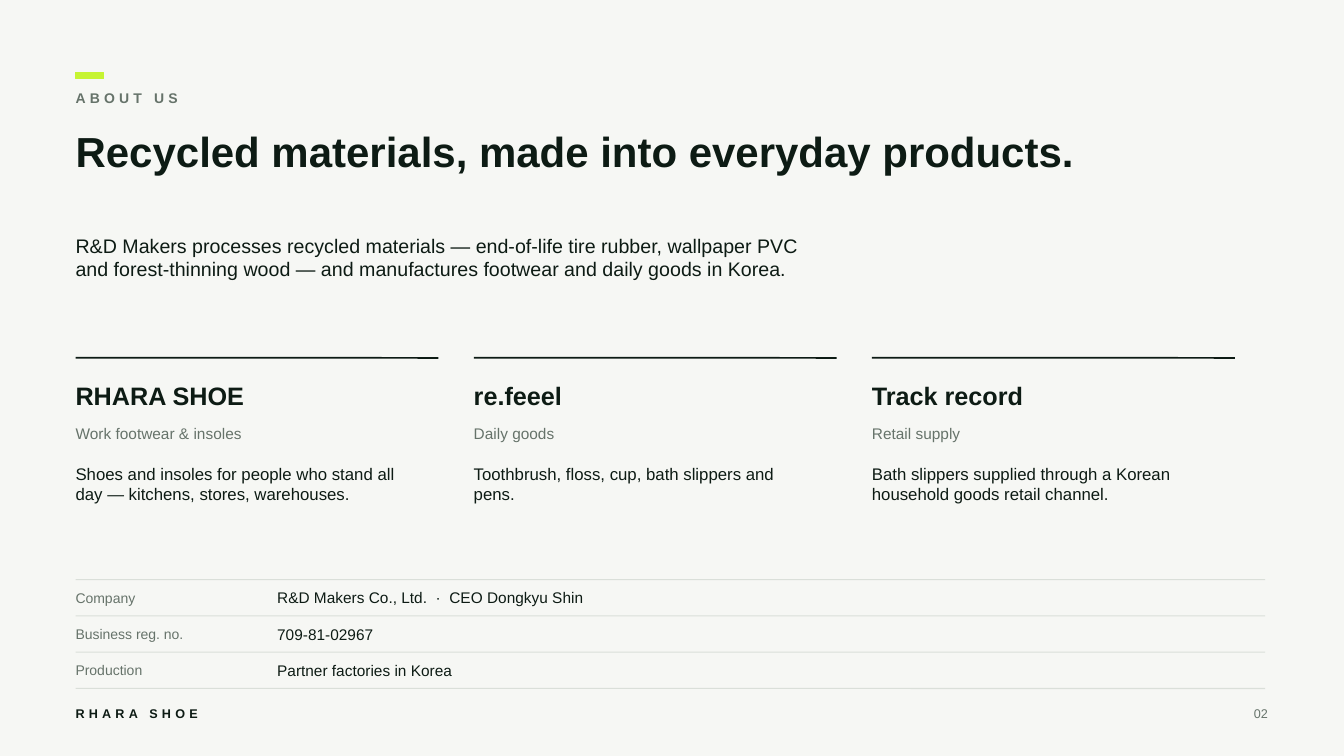
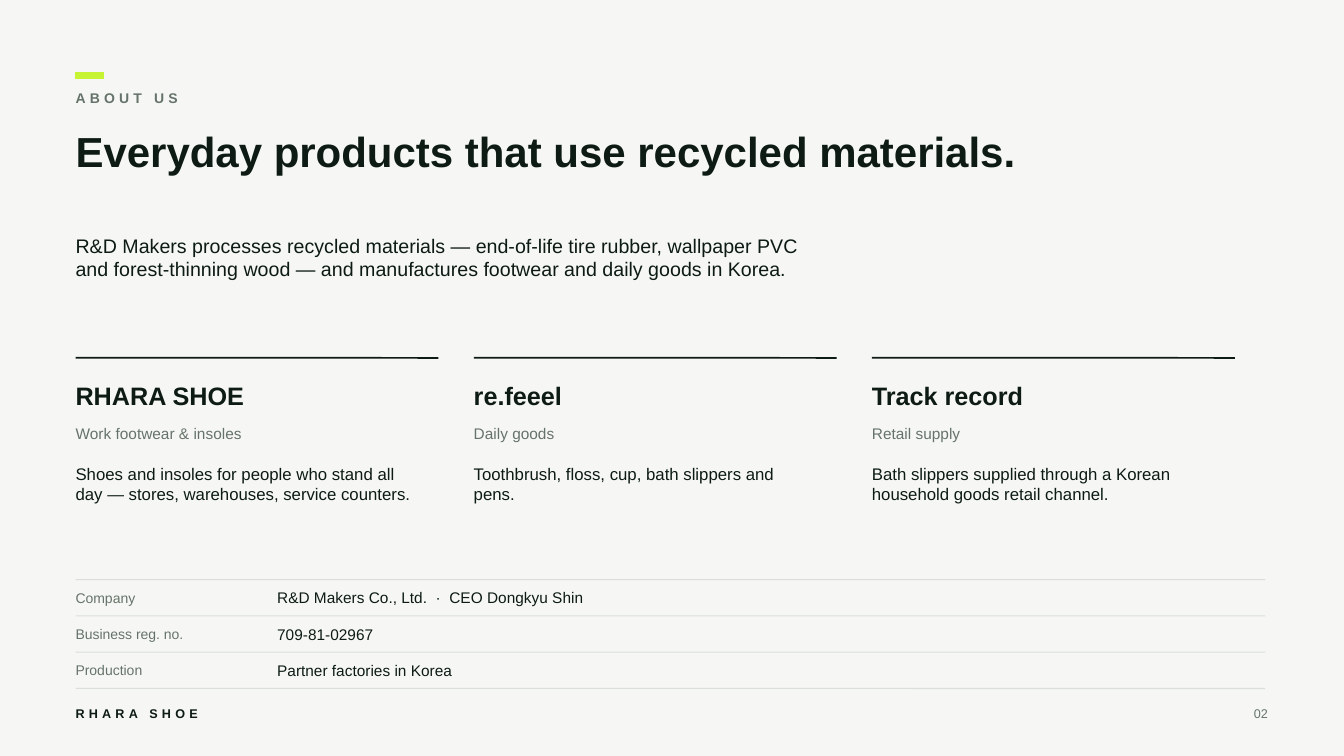
Before and after one commit to ydcompany89/harness-system, a slide deck: slide 2 of launch/rs/sales/RHARA_SHOE_Product_Introduction_EN.pptx. Drawn at 1344x756 pixels with LibreOffice and Linux fonts; fonts in the diff are those of the drawing. Boxes give left, top, right and bottom in pixels: in the first picture for what was removed or moved away, otherwise in the second. Text is boxed around its words. In the diff, an @@ line names an element or a change of style, - is before the commit and + after.

```diff
--- a/launch/rs/sales/RHARA_SHOE_Product_Introduction_EN.pptx
+++ b/launch/rs/sales/RHARA_SHOE_Product_Introduction_EN.pptx
@@ text at box(76, 136, 1015, 176): text changed @@
-Recycled materials, made into everyday products.
+Everyday products that use recycled materials.
@@ text at box(76, 468, 410, 504): text changed @@
-Shoes and insoles for people who stand all day — kitchens, stores, warehouses.
+Shoes and insoles for people who stand all day — stores, warehouses, service counters.
```
Also in this commit, not shown: 4 other slides changed, 2 other files.
